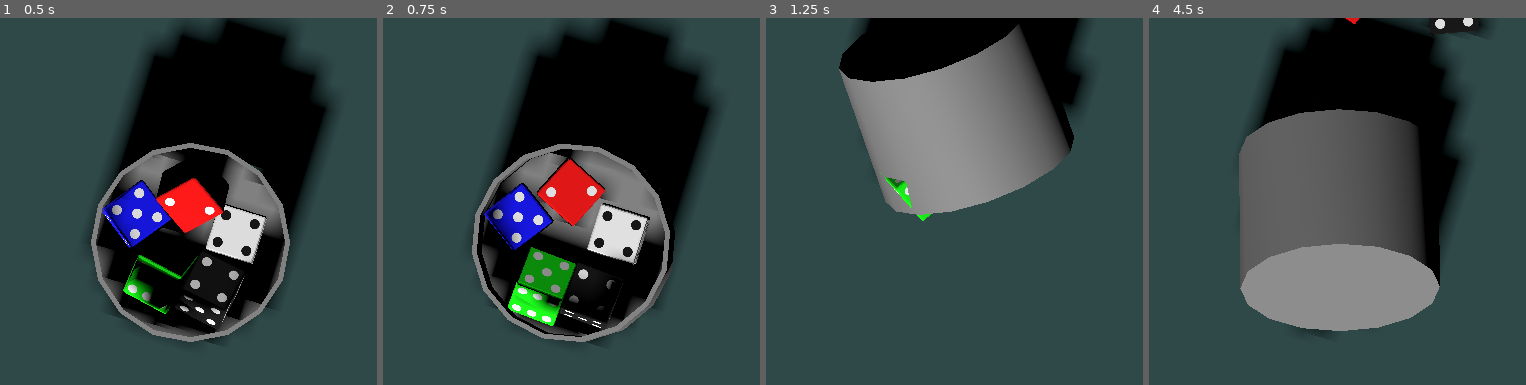
Above: before the commit, frames 1-4 (left to right).
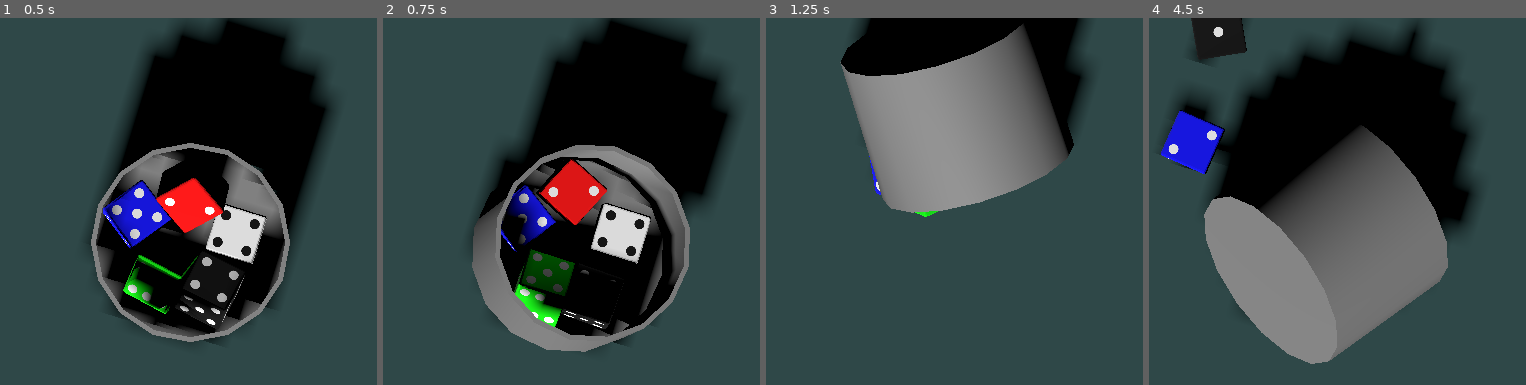
Above: after the commit, the same moments.

Repository: SangHyung-Jung/ColorDiceRollGame
Game: Godot game, scene res://placeholder.tscn
Same seed, same stepped clock (60 frames per second), same inputs: the game is played once before the commit and once after it.
Inputs (mouse positions are in pixels of both pictures, inside the frame that each line leads up to):
- Up to frame 1 (0.5 s): no input
- Up to frame 2 (0.75 s): move the mouse to (748, 219) at 0.52 s; click (748, 219) at 0.67 s
- Up to frame 3 (1.25 s): no input
- Up to frame 4 (4.5 s): move the mouse to (1179, 263) at 1.27 s; click (1179, 263) at 1.42 s; move the mouse to (1420, 142) at 2.02 s; click (1420, 142) at 2.17 s; move the mouse to (1299, 333) at 2.77 s; click (1299, 333) at 2.92 s; move the mouse to (outside the picture) at 3.52 s; click (outside the picture) at 3.67 s; move the mouse to (outside the picture) at 4.27 s; click (outside the picture) at 4.42 s

Frame 1 is identical in both runs. In frame 2, 21% of the frame differs, in the area x 23-94%, y 1-92%; in frame 3, 1.4%; in frame 4, 35%, in the area x 3-90%, y 0-95%.

Commit message:
cup shaking motion

Diff:
--- a/cup.gd
+++ b/cup.gd
@@ -13,25 +13,32 @@
 	initial_position = global_position
 	initial_rotation = rotation_degrees
 
-# 컵을 흔드는 함수 (수정됨)
+# 컵을 흔드는 함수 (빠르고 부드러운 회전 강조)
 func shake() -> void:
 	if is_shaking: return # 이미 흔들고 있다면 중복 실행 방지
 	is_shaking = true
 
-	# Tween을 사용하여 부드럽게 흔드는 애니메이션 생성
-	var tween = create_tween().set_loops(3).set_trans(Tween.TRANS_QUAD).set_ease(Tween.EASE_IN_OUT)
+	var tween = create_tween().set_trans(Tween.TRANS_SINE).set_ease(Tween.EASE_IN_OUT)
 
-	# 위아래 움직임은 줄이고, 회전을 추가하여 소용돌이처럼 섞음
-	tween.tween_property(self, "global_position", initial_position + Vector3(0, 0.5, 0), 0.15)
-	tween.parallel().tween_property(self, "rotation_degrees:y", initial_rotation.y + 15, 0.15)
-	tween.parallel().tween_property(self, "rotation_degrees:z", initial_rotation.z + 5, 0.15)
+	var duration_per_shake = 0.15 # 속도를 높이기 위해 시간 단축
+	var num_shakes = 5 # 흔드는 횟수 증가
 
-	tween.tween_property(self, "global_position", initial_position, 0.15)
-	tween.parallel().tween_property(self, "rotation_degrees:y", initial_rotation.y - 15, 0.15)
-	tween.parallel().tween_property(self, "rotation_degrees:z", initial_rotation.z - 5, 0.15)
+	for i in range(num_shakes):
+		# 위치와 회전 목표를 무작위로 설정
+		var random_pos_offset = Vector3(randf_range(-1.0, 1.0), randf_range(0.2, 0.8), randf_range(-1.0, 1.0))
+		# Y축 회전(빙글빙글) 범위를 크게 늘림
+		var random_rot_offset = Vector3(randf_range(-25, 25), randf_range(-90, 90), randf_range(-25, 25))
 
-	# 마지막에 원래 각도로 복귀
-	tween.chain().tween_property(self, "rotation_degrees", initial_rotation, 0.1)
+		tween.tween_property(
+			self, "global_position", initial_position + random_pos_offset, duration_per_shake
+		)
+		tween.parallel().tween_property(
+			self, "rotation_degrees", initial_rotation + random_rot_offset, duration_per_shake
+		)
+
+	# 흔들기가 모두 끝나면, 부드럽게 원래 상태로 복귀
+	tween.chain().tween_property(self, "global_position", initial_position, 0.2)
+	tween.parallel().tween_property(self, "rotation_degrees", initial_rotation, 0.2)
 
 	await tween.finished
 	is_shaking = false
